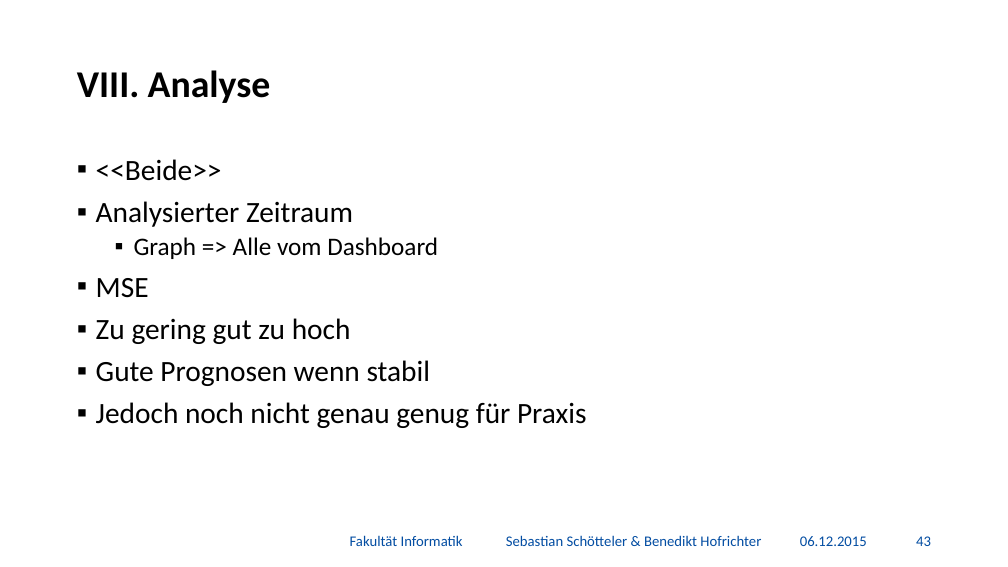
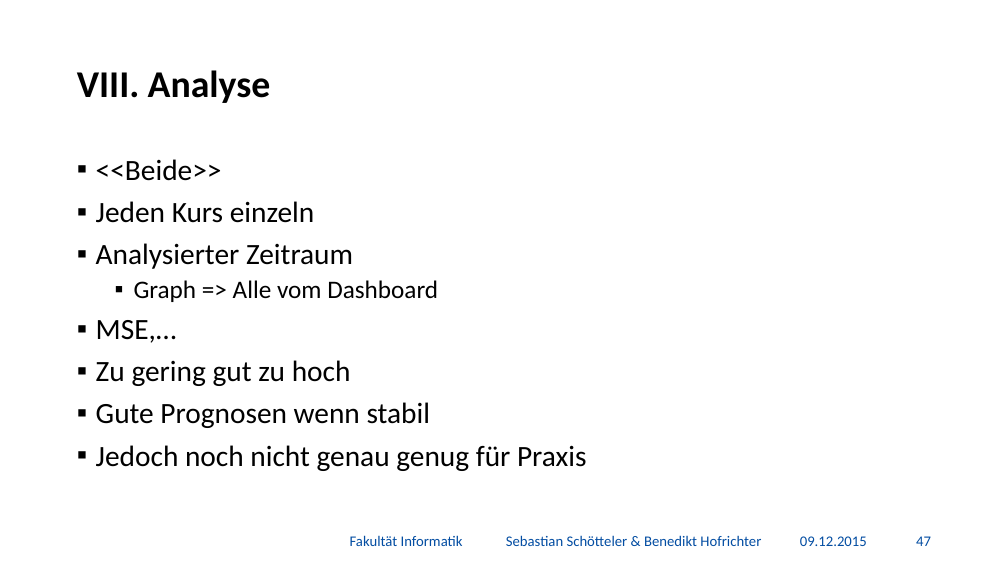
Before and after one commit to BenediktGitGit/soco15, a slide deck: slide 48 of 3b) Vortrag/Präsentation.pptx (slide 44 before the commit). Drawn at 1008x567 pixels with LibreOffice and Linux fonts; fonts in the diff are those of the drawing; background and template pictures are left out. Boxes give left, top, right and bottom in pixels: in the first picture for what was removed or moved away, otherwise in the second. Text is boxed around its words. In the diff, an @@ line names an element or a change of style, - is before the commit and + after.

```diff
--- a/3b) Vortrag/Präsentation.pptx
+++ b/3b) Vortrag/Präsentation.pptx
@@ text at bbox=[96, 201, 315, 223]: paragraph added @@
+▪ Jeden Kurs einzeln
@@ text at bbox=[96, 320, 177, 343]: text changed @@
-▪ MSE
+▪ MSE,…
@@ text at bbox=[800, 536, 867, 546]: text changed @@
-06.12.2015
+09.12.2015
@@ page number at bbox=[916, 536, 931, 546]: text changed @@
-43
+47
```
Also in this commit, not shown: 45 other slides changed, 4 slides added, 1 other file.
